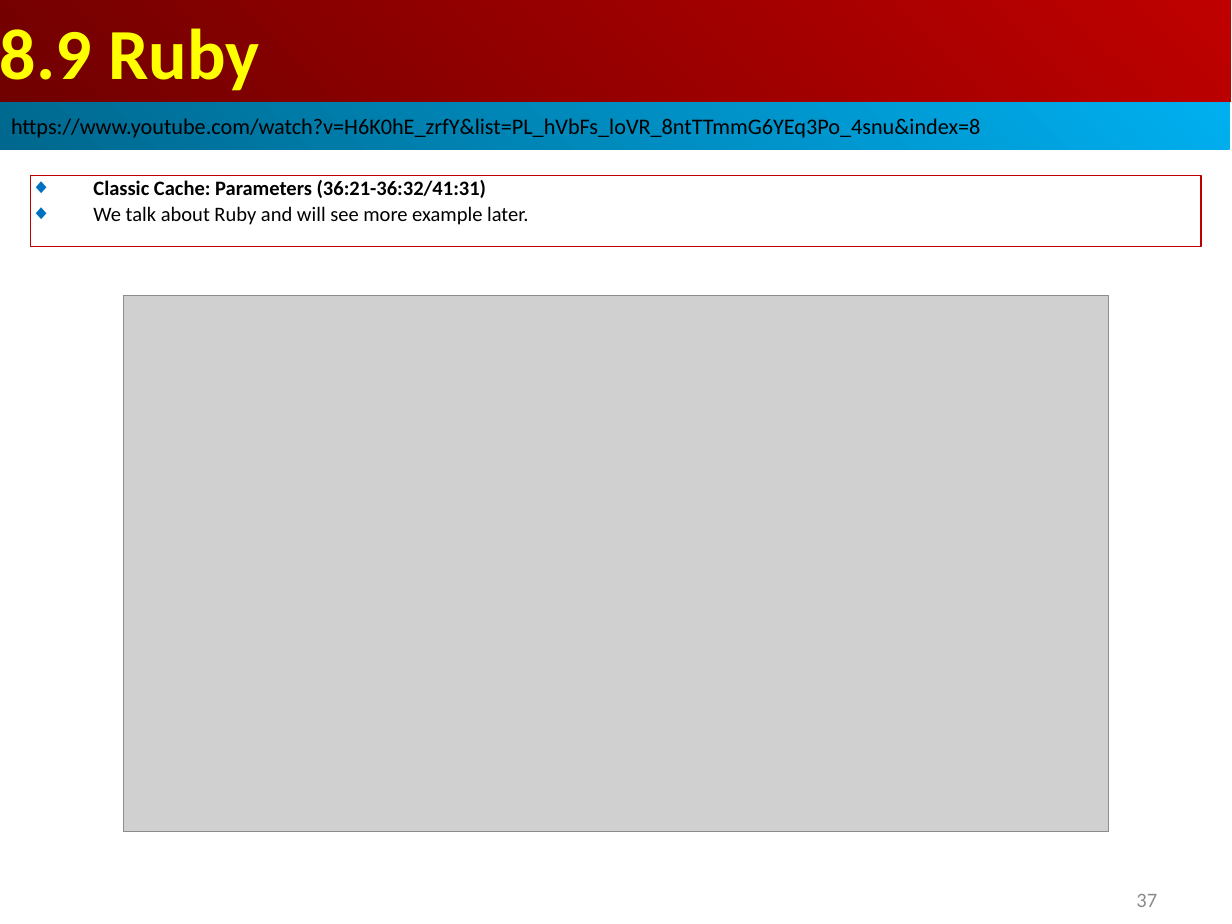
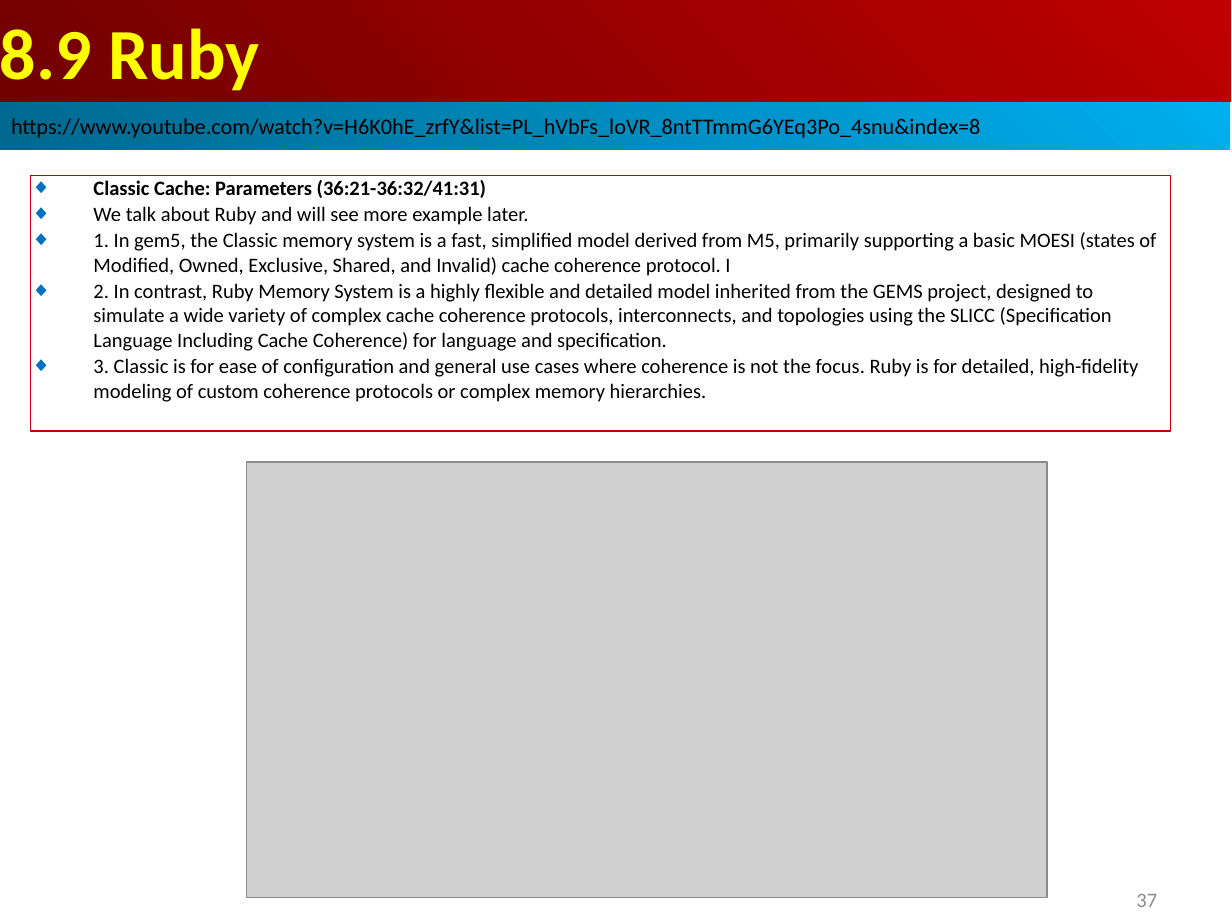
Before and after one commit to peterhchen/AIU_CS850_Gem5_McPAT, a slide deck: slide 37 of 050_Gem5/008.CacheMod/000_Video/008.CacheMod.ppt. Drawn at 1232x924 pixels with LibreOffice and Linux fonts; fonts in the diff are those of the drawing; grey boxes stand for pictures. Boxes give left, top, right and bottom in pixels: in the first picture for what was removed or moved away, otherwise in the second. Text is boxed around its words. In the diff, an @@ line names an element or a change of style, - is before the commit and + after.

```diff
--- a/050_Gem5/008.CacheMod/000_Video/008.CacheMod.ppt
+++ b/050_Gem5/008.CacheMod/000_Video/008.CacheMod.ppt
@@ rectangle removed at (31, 175, 1201, 246) @@
-◆ Classic Cache: Parameters (36:21-36:32/41:31)
-◆ We talk about Ruby and will see more example later.
@@ rectangle added at (31, 175, 1170, 431), outline #C00000 0.74 pt, 12 pt, text #000000 @@
+◆ Classic Cache: Parameters (36:21-36:32/41:31)
+◆ We talk about Ruby and will see more example later.
+◆ 1. In gem5, the Classic memory system is a fast, simplified model derived from M5, primarily supporting a basic MOESI (states of Modified, Owned, Exclusive, Shared, and Invalid) cache coherence protocol. I
+◆ 2. In contrast, Ruby Memory System is a highly flexible and detailed model inherited from the GEMS project, designed to simulate a wide variety of complex cache coherence protocols, interconnects, and topologies using the SLICC (Specification Language Including Cache Coherence) for language and specification.
+◆ 3. Classic is for ease of configuration and general use cases where coherence is not the focus. Ruby is for detailed, high-fidelity modeling of custom coherence protocols or complex memory hierarchies.
@@ picture: place and size @@
-picture at (123, 296, 1109, 832)
+picture at (246, 462, 1047, 897)
```
Also in this commit, not shown: 1 other slide changed, 2 slides added.
